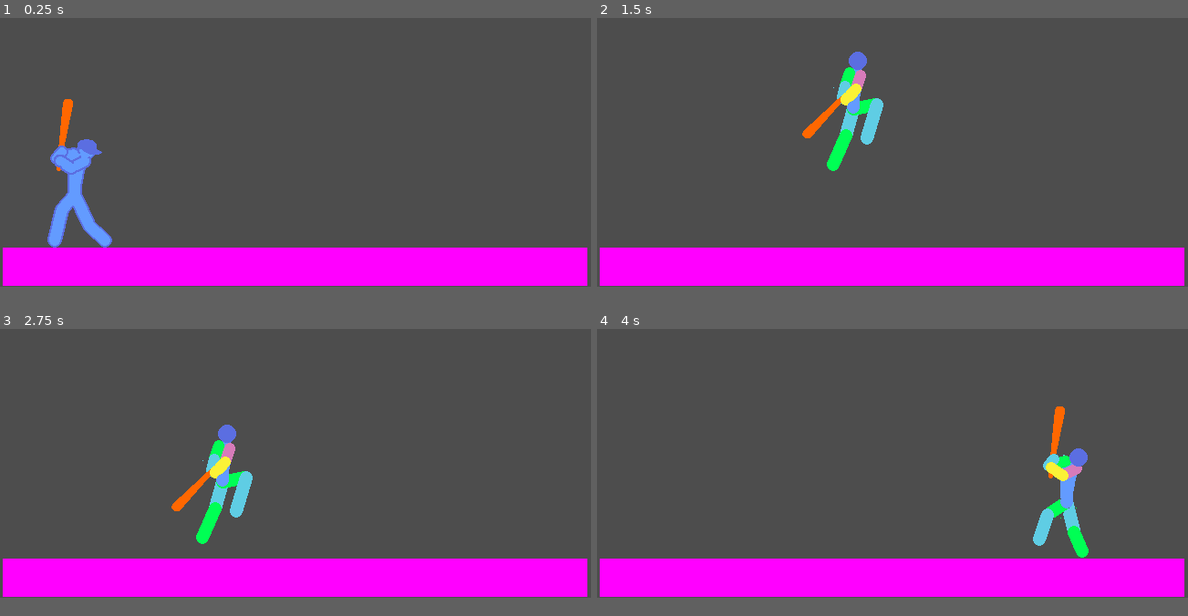
Above: before the commit, frames 1-4 (two rows, left to right).
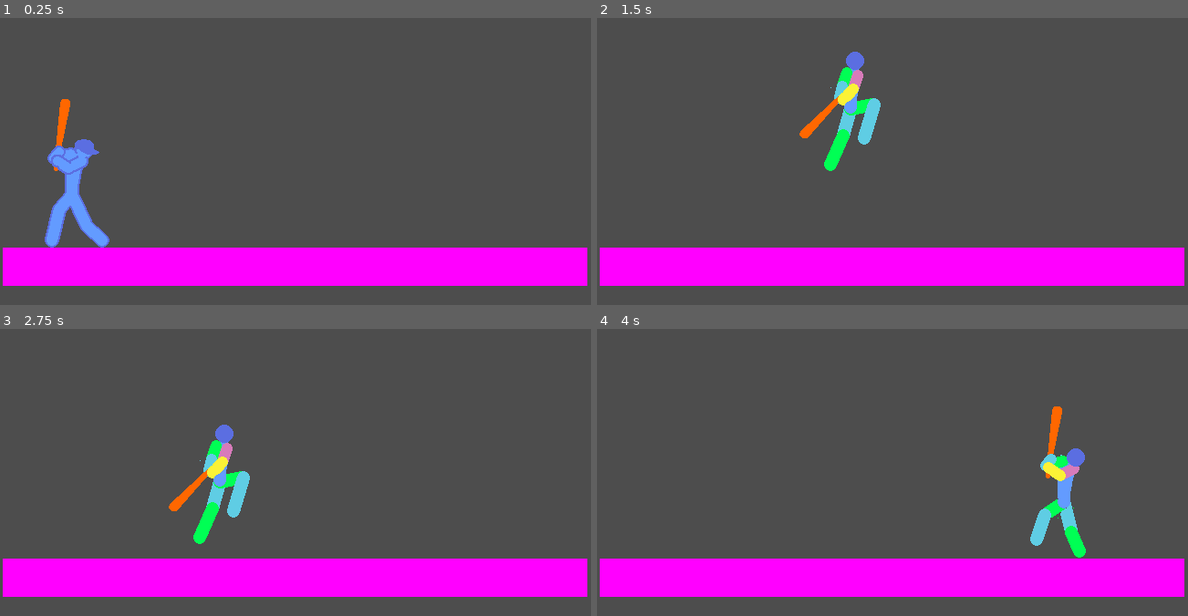
Above: after the commit, the same moments.

Repository: Maxidoom/fighting-game-expotec
Game: Godot game, scene res://scene/scene.tscn
Two runs of this game, one before a commit and one after it. Both use one fixed random seed, a clock stepped at 60 frames per second and the inputs below.
Inputs:
- Up to frame 1 (0.25 s): no input
- Up to frame 2 (1.5 s): hold D (right) from 0.53 s (still down); tap J (5_LP, bound only before the commit) at 0.6 s; tap W (jump) at 0.77, 1.07 s; tap S (crouch) at 0.8, 1.35 s
- Up to frame 3 (2.75 s): tap W (jump) at 1.52, 1.55, 1.82, 2.1 s; release D (right) at 2.03 s; hold A (left) from 2.03 s (still down); tap J (5_LP, bound only before the commit) at 2.3 s
- Up to frame 4 (4 s): release A (left) at 2.78 s; hold D (right) from 2.78 s (still down); tap J (5_LP, bound only before the commit) at 2.85 s; tap W (jump) at 3.02, 3.32, 3.77, 3.8 s; tap S (crouch) at 3.05, 3.6 s
In our replay, the window is 648x364 before the commit and 648x384 after it. These sizes can differ from the game's own. Grey fills any space a smaller window leaves; there, only what the larger window draws over its background counts as a difference.

The runs differ from the first frame. In frame 1, 1.0% of the frame differs, in the area x 7-19%, y 28-80%; in frame 2, 0.8%; in frame 3, 0.8%; in frame 4, 0.8%.

Commit message:
cowboy-arcade
primeras animaciones del cowboy
input de arcade(arreglar)
problema con a colision al agacharse mientras se salta

Diff:
--- a/characters/batguy.gd
+++ b/characters/batguy.gd
@@ -14,6 +14,7 @@
 		velocity.y +=gravity*delta
 		$batGuyAnimation.play("jump")
 		$batGuyAnimation.speed_scale = 0
+		$CollisionShape2D.shape = standing_cshape
 	if Input.is_action_just_pressed("jump") and is_on_floor() and is_crouching==false:
 		velocity.y =JUMP_VELOCITY
 
@@ -21,8 +22,8 @@
 		crouch()
 	elif Input.is_action_just_released("crouch"):
 		stand()
-	if Input.is_action_just_pressed("5_LP") :
-		$batGuyAnimation.play("5_LP")
+	if Input.is_action_just_pressed("LP") :
+		LP()
 	var direction = Input.get_axis("left","right")
 	if direction and is_crouching == false:
 		velocity.x = direction * SPEED
@@ -50,11 +51,16 @@
 	if is_crouching:
 		return
 	is_crouching = true
+
 	$CollisionShape2D.shape = crouching_cshape
 	$CollisionShape2D.position.y = 65
 func stand():
 	if not is_crouching:
 		return
 	is_crouching = false
+
 	$CollisionShape2D.shape = standing_cshape
 	$CollisionShape2D.position.y = 45
+func LP():
+	if is_on_floor() and not is_crouching:
+		$batGuyAnimation.play("5_LP")
--- a/characters/batguy.tscn
+++ b/characters/batguy.tscn
@@ -273,29 +273,28 @@
 
 [sub_resource type="AnimationLibrary" id="AnimationLibrary_5vfef"]
 _data = {
-"5_LP": SubResource("Animation_eugra"),
-"RESET": SubResource("Animation_q8ila"),
-"crouch": SubResource("Animation_64dni"),
-"idle": SubResource("Animation_regb2"),
-"jump": SubResource("Animation_57tq4"),
-"walk": SubResource("Animation_4wp2u"),
-"walk_backwards": SubResource("Animation_s4x13")
-}
-
-[node name="batguy" type="CharacterBody2D"]
-position = Vector2(106, 192)
+&"5_LP": SubResource("Animation_eugra"),
+&"RESET": SubResource("Animation_q8ila"),
+&"crouch": SubResource("Animation_64dni"),
+&"idle": SubResource("Animation_regb2"),
+&"jump": SubResource("Animation_57tq4"),
+&"walk": SubResource("Animation_4wp2u"),
+&"walk_backwards": SubResource("Animation_s4x13")
+}
+
+[node name="batguy" type="CharacterBody2D" unique_id=463652325]
+position = Vector2(122, 169)
 script = ExtResource("1_1hcxi")
-
-[node name="Sprite2D" type="Sprite2D" parent="."]
+metadata/_edit_group_ = true
+
+[node name="Sprite2D" type="Sprite2D" parent="." unique_id=906385959]
 position = Vector2(-15, 1)
-texture = ExtResource("2_s0vjh")
-hframes = 2
-
-[node name="CollisionShape2D" type="CollisionShape2D" parent="."]
+texture = ExtResource("2_8vstm")
+hframes = 4
+
+[node name="CollisionShape2D" type="CollisionShape2D" parent="." unique_id=773797830]
 position = Vector2(-23, 45)
 shape = ExtResource("3_x4g68")
 
-[node name="batGuyAnimation" type="AnimationPlayer" parent="."]
-libraries = {
-"": SubResource("AnimationLibrary_5vfef")
-}
+[node name="batGuyAnimation" type="AnimationPlayer" parent="." unique_id=372850442]
+libraries/ = SubResource("AnimationLibrary_5vfef")
--- a/project.godot
+++ b/project.godot
@@ -8,17 +8,21 @@
 
 config_version=5
 
+[animation]
+
+compatibility/default_parent_skeleton_in_mesh_instance_3d=true
+
 [application]
 
 config/name="fighting game"
 run/main_scene="res://scene/scene.tscn"
-config/features=PackedStringArray("4.3", "Forward Plus")
+config/features=PackedStringArray("4.7", "Forward Plus")
 config/icon="res://icon.svg"
 
 [display]
 
 window/size/viewport_width=648
-window/size/viewport_height=364
+window/size/viewport_height=384
 window/stretch/mode="canvas_items"
 
 [input]
@@ -26,26 +30,49 @@
 right={
 "deadzone": 0.5,
 "events": [Object(InputEventKey,"resource_local_to_scene":false,"resource_name":"","device":-1,"window_id":0,"alt_press …(192 unchanged characters)…
+, Object(InputEventJoypadMotion,"resource_local_to_scene":false,"resource_name":"","device":-1,"axis":0,"axis_value":1.0,"script":null)
 ]
 }
 left={
 "deadzone": 0.5,
 "events": [Object(InputEventKey,"resource_local_to_scene":false,"resource_name":"","device":-1,"window_id":0,"alt_press …(191 unchanged characters)…
+, Object(InputEventJoypadMotion,"resource_local_to_scene":false,"resource_name":"","device":-1,"axis":0,"axis_value":-1.0,"script":null)
 ]
 }
 jump={
 "deadzone": 0.5,
 "events": [Object(InputEventKey,"resource_local_to_scene":false,"resource_name":"","device":-1,"window_id":0,"alt_press …(192 unchanged characters)…
+, Object(InputEventJoypadMotion,"resource_local_to_scene":false,"resource_name":"","device":-1,"axis":1,"axis_value":-1.0,"script":null)
 ]
 }
 crouch={
 "deadzone": 0.5,
 "events": [Object(InputEventKey,"resource_local_to_scene":false,"resource_name":"","device":-1,"window_id":0,"alt_press …(192 unchanged characters)…
+, Object(InputEventJoypadMotion,"resource_local_to_scene":false,"resource_name":"","device":-1,"axis":1,"axis_value":1.0,"script":null)
 ]
 }
-5_LP={
+LP={
 "deadzone": 0.5,
 "events": [Object(InputEventKey,"resource_local_to_scene":false,"resource_name":"","device":-1,"window_id":0,"alt_press …(192 unchanged characters)…
+, Object(InputEventJoypadButton,"resource_local_to_scene":false,"resource_name":"","device":-1,"button_index":0,"pressure":0.0,"pressed":true,"script":null)
+]
+}
+MP={
+"deadzone": 0.2,
+"events": [Object(InputEventKey,"resource_local_to_scene":false,"resource_name":"","device":-1,"window_id":0,"alt_pressed":false,"shift_pressed":false,"ctrl_pressed":false,"meta_pressed":false,"pressed":false,"keycode":0,"physical_keycode":77,"key_label":0,"unicode":109,"location":0,"echo":false,"script":null)
+, Object(InputEventJoypadButton,"resource_local_to_scene":false,"resource_name":"","device":-1,"button_index":1,"pressure":0.0,"pressed":true,"script":null)
+]
+}
+HP={
+"deadzone": 0.2,
+"events": [Object(InputEventJoypadButton,"resource_local_to_scene":false,"resource_name":"","device":-1,"button_index":2,"pressure":0.0,"pressed":true,"script":null)
+, Object(InputEventKey,"resource_local_to_scene":false,"resource_name":"","device":-1,"window_id":0,"alt_pressed":false,"shift_pressed":false,"ctrl_pressed":false,"meta_pressed":false,"pressed":false,"keycode":0,"physical_keycode":73,"key_label":0,"unicode":105,"location":0,"echo":false,"script":null)
+]
+}
+SP={
+"deadzone": 0.2,
+"events": [Object(InputEventJoypadButton,"resource_local_to_scene":false,"resource_name":"","device":-1,"button_index":3,"pressure":0.0,"pressed":true,"script":null)
+, Object(InputEventKey,"resource_local_to_scene":false,"resource_name":"","device":-1,"window_id":0,"alt_pressed":false,"shift_pressed":false,"ctrl_pressed":false,"meta_pressed":false,"pressed":false,"keycode":0,"physical_keycode":75,"key_label":0,"unicode":107,"location":0,"echo":false,"script":null)
 ]
 }
 
--- a/scene/scene.tscn
+++ b/scene/scene.tscn
@@ -7,18 +7,19 @@
 [sub_resource type="RectangleShape2D" id="RectangleShape2D_0nnrx"]
 size = Vector2(643, 43)
 
-[node name="scene" type="Node2D"]
+[node name="scene" type="Node2D" unique_id=2140749464]
 
-[node name="StaticBody2D" type="StaticBody2D" parent="."]
+[node name="StaticBody2D" type="StaticBody2D" parent="." unique_id=1982192921]
 position = Vector2(2, 0)
 
-[node name="Sprite2D" type="Sprite2D" parent="StaticBody2D"]
+[node name="Sprite2D" type="Sprite2D" parent="StaticBody2D" unique_id=2044404365]
 position = Vector2(321.375, 342.125)
 scale = Vector2(641.25, 42.25)
 texture = SubResource("PlaceholderTexture2D_bwpe3")
 
-[node name="CollisionShape2D" type="CollisionShape2D" parent="StaticBody2D"]
+[node name="CollisionShape2D" type="CollisionShape2D" parent="StaticBody2D" unique_id=1929795838]
 position = Vector2(322, 342)
 shape = SubResource("RectangleShape2D_0nnrx")
 
-[node name="batguy" parent="." instance=ExtResource("1_l5lrp")]
+[node name="batguy" parent="." unique_id=2103287393 instance=ExtResource("1_l5lrp")]
+position = Vector2(103, 208)
Binary file removed: animaciones/bat guy/walk/bat guy walk-Sheet 200x150.aseprite
Binary file added: animaciones/cowboy/idle/cowboy idle 200x150.png
Not shown, added: animaciones/cowboy/idle/cowboy idle 200x150.png.import
Binary file added: animaciones/cowboy/walk/cowboy walk-Sheet 200x150.png
Not shown, added: animaciones/cowboy/walk/cowboy walk-Sheet 200x150.png.import
Not shown, added: characters/batguy.gd.uid
Not shown: 1 places in characters/batguy.tscn that only renumber resources
Not shown: 1 places in scene/scene.tscn that only renumber resources
